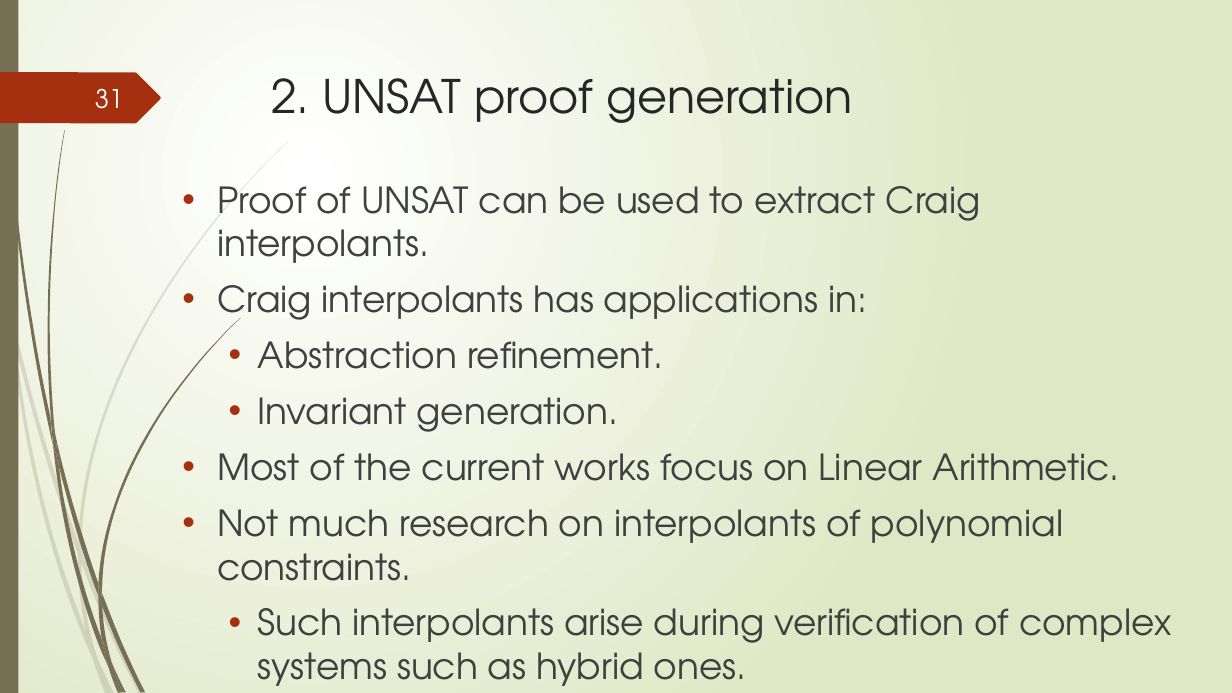
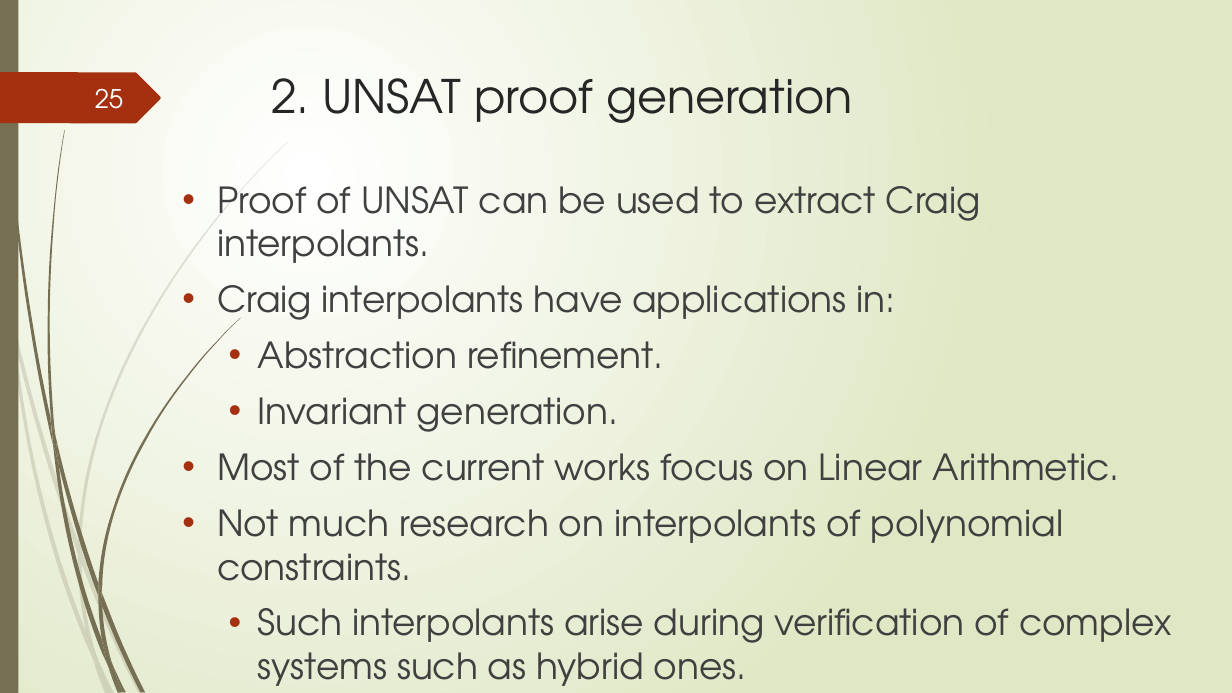
Before and after one commit to tungvx/raSAT, a slide deck: slide 25 of report/midterm.pptx (slide 31 before the commit). Drawn at 1232x693 pixels with LibreOffice and Linux fonts; fonts in the diff are those of the drawing. Boxes give left, top, right and bottom in pixels: in the first picture for what was removed or moved away, otherwise in the second. Text is boxed around its words. In the diff, an @@ line names an element or a change of style, - is before the commit and + after.

```diff
--- a/report/midterm.pptx
+++ b/report/midterm.pptx
@@ page number at (95, 88, 123, 109): text changed @@
-31
+25
@@ text at (217, 285, 895, 329): text changed @@
-• Craig interpolants has applications in:
+• Craig interpolants have applications in:
```
Also in this commit, not shown: 12 other slides changed, 5 slides added, 11 slides removed, 4 other files.
